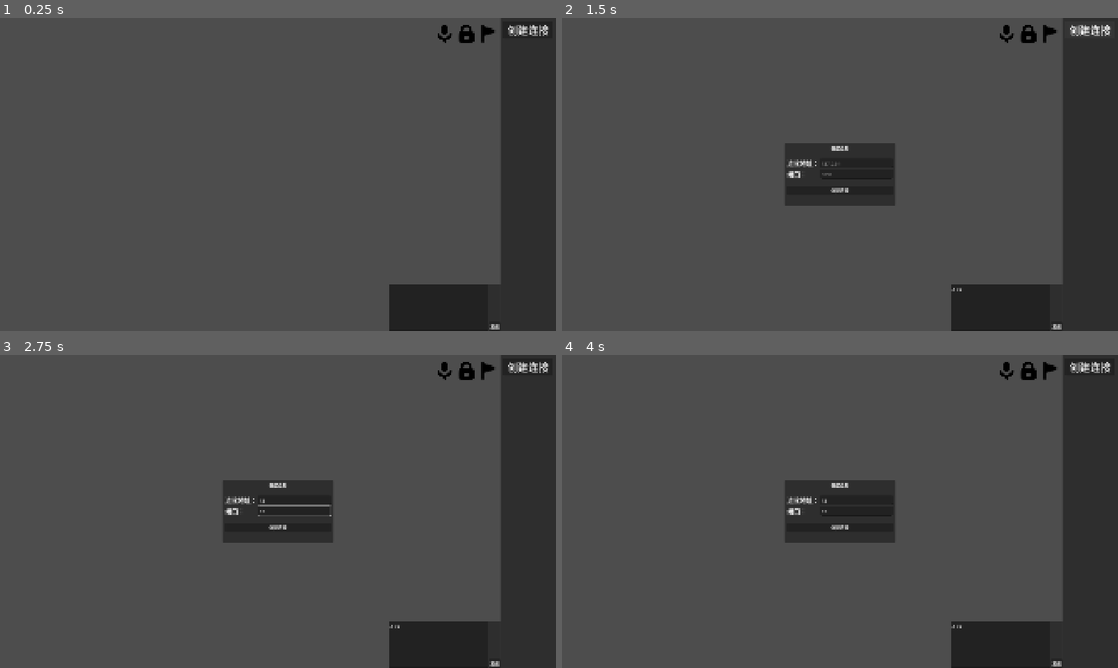
Above: before the commit, frames 1-4 (two rows, left to right).
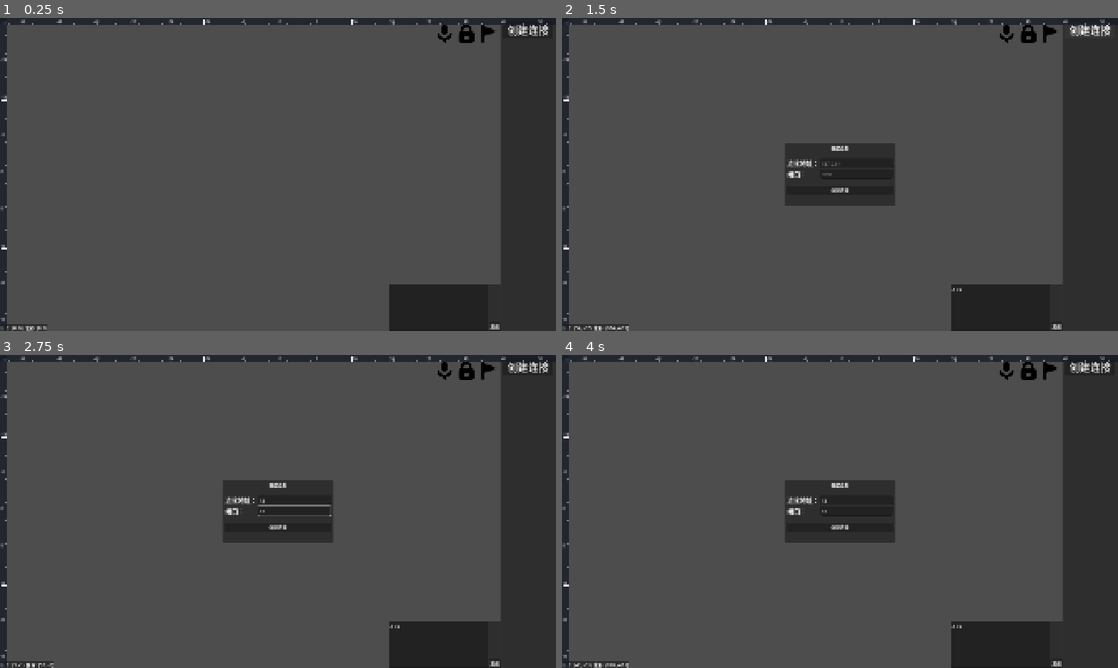
Above: after the commit, the same moments.

Repository: LYK-ce/Pictor
Game: Godot game, scene res://src/main/main.tscn
The game is run twice, just before and just after one commit, with the same random seed, the same clock (stepped at 60 frames per second) and the same inputs.
Inputs (mouse positions are in pixels of both pictures, inside the frame that each line leads up to):
- Up to frame 1 (0.25 s): no input
- Up to frame 2 (1.5 s): click (1001, 305) at 0.52 s; type "Alex" at 0.6 s; click "创建连接" at 1.25 s
- Up to frame 3 (2.75 s): click (294, 498) at 2.02 s; type "12" at 2.1 s; click (294, 511) at 2.25 s; type "12" at 2.33 s
- Up to frame 4 (4 s): click (1006, 370) at 2.75 s; click (1029, 370) at 3.5 s

The runs differ from the first frame. In frame 1, 3.3% of the frame differs, in the area x 0-99%, y 0-100%; in frame 2, 3.4%, in the area x 0-100%, y 0-100%; in frame 3, 3.3%; in frame 4, 3.4%.

Commit message:
feat(ui): add coordinate ruler (Scale) with axis ticks and mouse cell status bar

Diff:
--- a/src/main/main.tscn
+++ b/src/main/main.tscn
@@ -12,6 +12,7 @@
 [ext_resource type="PackedScene" uid="uid://bfn0swf4nchu1" path="res://src/ui/text_input.tscn" id="8_w0wra"]
 [ext_resource type="PackedScene" path="res://src/test/test_ws_server.tscn" id="9_km7bn"]
 [ext_resource type="Resource" path="res://Assets/2D/map_chunk_0_0.tres" id="10_erw1m"]
+[ext_resource type="PackedScene" uid="uid://ci3b8tr6nfigl" path="res://src/ui/scaler/scale.tscn" id="11_scale"]
 
 [node name="Main" type="Node" unique_id=602051622]
 script = ExtResource("1_main")
@@ -33,6 +34,8 @@
 
 [node name="TextInput" parent="UI" unique_id=805496097 instance=ExtResource("8_w0wra")]
 
+[node name="Scale" parent="UI" unique_id=741258963 instance=ExtResource("11_scale")]
+
 [node name="ControlMaster" parent="." unique_id=2053521022 instance=ExtResource("6_ctrl")]
 
 [node name="Util" parent="." unique_id=1916934973 instance=ExtResource("8_util")]
--- /dev/null
+++ b/src/ui/scaler/axis_ruler.gd
@@ -0,0 +1,74 @@
+## Presented by KeJi
+## Date ： 2026-08-06
+##
+## AxisRuler — 单轴标尺条（x_axis / y_axis 共用）
+## 覆写 _draw() 绘制：半透明深色背景 + 刻度线 + 数字
+## 刻度：每 1 格小刻度（无数字），每 8 格主刻度 + 数字；缩放过密时自动跳 16/32 格
+
+class_name AxisRuler
+extends Control
+
+## true = X 轴（顶部横向标尺），false = Y 轴（左侧纵向标尺）
+@export var is_x_axis := true
+
+## 相机引用（由 Scale 根脚本注入）
+var camera: Camera2D
+
+## 刻度样式常量
+const TICK_MAJOR_COLOR := Color(1.0, 1.0, 1.0, 0.9)  # 主刻度线 / 数字
+const TICK_MINOR_COLOR := Color(1.0, 1.0, 1.0, 0.4)  # 小刻度线
+const BG_COLOR := Color(0.08, 0.1, 0.14, 0.75)       # 半透明深色底
+const FONT_SIZE := 11
+
+## 主刻度最小像素间距（小于此值则跳大间隔）
+const MIN_TICK_SPACING_PX := 40.0
+
+## 当前主刻度间隔（tile 数）：8 / 16 / 32
+var _step := 8
+
+
+func _draw() -> void:
+	# 半透明深色背景
+	draw_rect(Rect2(Vector2.ZERO, size), BG_COLOR)
+	if camera == null:
+		return
+
+	var ct := camera.get_canvas_transform()
+	var view_size := get_viewport_rect().size
+	var center := camera.get_screen_center_position()
+	var zoom := camera.zoom
+	var tile := CoordUtils.TILE_SIZE
+
+	# 密度保护：主刻度间距过小时自动跳大
+	var zoom_axis := zoom.x if is_x_axis else zoom.y
+	_step = 8
+	while _step * tile * zoom_axis < MIN_TICK_SPACING_PX and _step < 64:
+		_step *= 2
+
+	var font := ThemeDB.fallback_font
+	var half_w := view_size.x * 0.5 / zoom.x
+	var half_h := view_size.y * 0.5 / zoom.y
+
+	if is_x_axis:
+		var gx0 := floori((center.x - half_w) / tile) - 1
+		var gx1 := floori((center.x + half_w) / tile) + 1
+		for gx in range(gx0, gx1 + 1):
+			var sx := (ct * Vector2(gx * tile, 0.0)).x
+			if gx % _step == 0:
+				# 主刻度：长线 + 数字（数字在刻度线右侧）
+				draw_line(Vector2(sx, size.y - 16.0), Vector2(sx, size.y), TICK_MAJOR_COLOR, 1.0)
+				draw_string(font, Vector2(sx + 3.0, size.y - 5.0), str(gx), HORIZONTAL_ALIGNMENT_LEFT, -1, FONT_SIZE, TICK_MAJOR_COLOR)
+			else:
+				# 小刻度：短线
+				draw_line(Vector2(sx, size.y - 7.0), Vector2(sx, size.y), TICK_MINOR_COLOR, 1.0)
+	else:
+		var gy0 := floori((center.y - half_h) / tile) - 1
+		var gy1 := floori((center.y + half_h) / tile) + 1
+		for gy in range(gy0, gy1 + 1):
+			var sy := (ct * Vector2(0.0, gy * tile)).y
+			if gy % _step == 0:
+				# 主刻度：长线 + 数字（数字在刻度线下方）
+				draw_line(Vector2(size.x - 16.0, sy), Vector2(size.x, sy), TICK_MAJOR_COLOR, 1.0)
+				draw_string(font, Vector2(3.0, sy - 5.0), str(gy), HORIZONTAL_ALIGNMENT_LEFT, -1, FONT_SIZE, TICK_MAJOR_COLOR)
+			else:
+				draw_line(Vector2(size.x - 7.0, sy), Vector2(size.x, sy), TICK_MINOR_COLOR, 1.0)
--- /dev/null
+++ b/src/ui/scaler/scale.gd
@@ -0,0 +1,55 @@
+## Presented by KeJi
+## Date ： 2026-08-06
+##
+## Scale — 坐标标尺总控
+## 1) 驱动 x_axis / y_axis 随相机变换（平移/缩放）实时重绘
+## 2) 左下角状态栏：实时显示鼠标所在 tile 格子坐标 + 世界坐标
+
+class_name Scale
+extends Control
+
+## 活动相机（自动获取，无需手动注入）
+@onready var camera: Camera2D = get_viewport().get_camera_2d()
+
+@onready var x_axis: Control = $x_axis
+@onready var y_axis: Control = $y_axis
+@onready var status_label: Label = $PanelContainer/Label
+
+## 相机变换缓存（变化时才重绘，避免每帧强刷）
+var _last_center := Vector2.INF
+var _last_zoom := Vector2.INF
+
+
+func _ready() -> void:
+	if camera == null:
+		printerr("[Scale] 未找到活动 Camera2D，标尺暂不可用")
+	else:
+		_inject_camera()
+
+
+func _process(_delta: float) -> void:
+	# 相机后加入场景时的兜底
+	if camera == null:
+		camera = get_viewport().get_camera_2d()
+		if camera == null:
+			return
+		_inject_camera()
+
+	# 相机变换变化 → 重绘两个标尺
+	var center := camera.get_screen_center_position()
+	var zoom := camera.zoom
+	if center != _last_center or zoom != _last_zoom:
+		_last_center = center
+		_last_zoom = zoom
+		x_axis.queue_redraw()
+		y_axis.queue_redraw()
+
+	# 状态栏：鼠标所在 tile 格子 + 世界坐标
+	var mouse_world := camera.get_global_mouse_position()
+	var tile := CoordUtils.game_to_tile(mouse_world)
+	status_label.text = "格子: (%d, %d)  世界: (%.0f, %.0f)" % [tile.x, tile.y, mouse_world.x, mouse_world.y]
+
+
+func _inject_camera() -> void:
+	(x_axis as AxisRuler).camera = camera
+	(y_axis as AxisRuler).camera = camera
--- a/src/ui/scaler/scale.tscn
+++ b/src/ui/scaler/scale.tscn
@@ -1,4 +1,7 @@
 [gd_scene format=3 uid="uid://ci3b8tr6nfigl"]
+
+[ext_resource type="Script" path="res://src/ui/scaler/scale.gd" id="1_scale"]
+[ext_resource type="Script" path="res://src/ui/scaler/axis_ruler.gd" id="2_axis"]
 
 [node name="Scale" type="Control" unique_id=1128433242]
 layout_mode = 3
@@ -8,6 +11,7 @@
 grow_horizontal = 2
 grow_vertical = 2
 mouse_filter = 2
+script = ExtResource("1_scale")
 
 [node name="PanelContainer" type="PanelContainer" parent="." unique_id=1058355019]
 layout_mode = 1
@@ -24,6 +28,10 @@
 
 [node name="x_axis" type="Control" parent="." unique_id=402663477]
 custom_minimum_size = Vector2(0, 24)
+script = ExtResource("2_axis")
+is_x_axis = true
+z_index = 1
+offset_bottom = 24.0
 layout_mode = 1
 anchors_preset = 10
 anchor_right = 1.0
@@ -31,6 +39,9 @@
 
 [node name="y_axis" type="Control" parent="." unique_id=2041510568]
 custom_minimum_size = Vector2(24, 0)
+script = ExtResource("2_axis")
+is_x_axis = false
+offset_right = 24.0
 layout_mode = 1
 anchors_preset = 9
 anchor_bottom = 1.0
Not shown, added: src/ui/scaler/axis_ruler.gd.uid
Not shown, added: src/ui/scaler/scale.gd.uid
